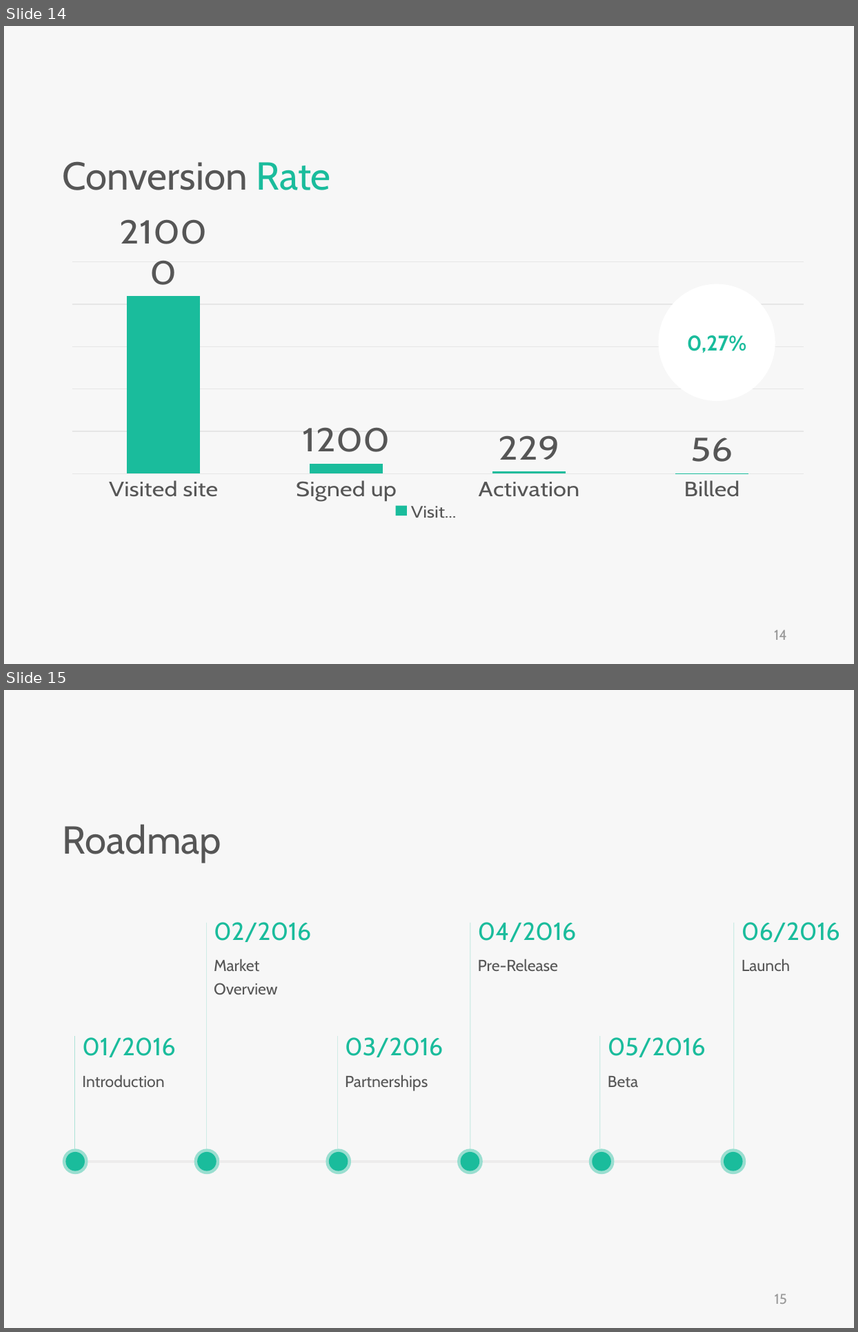
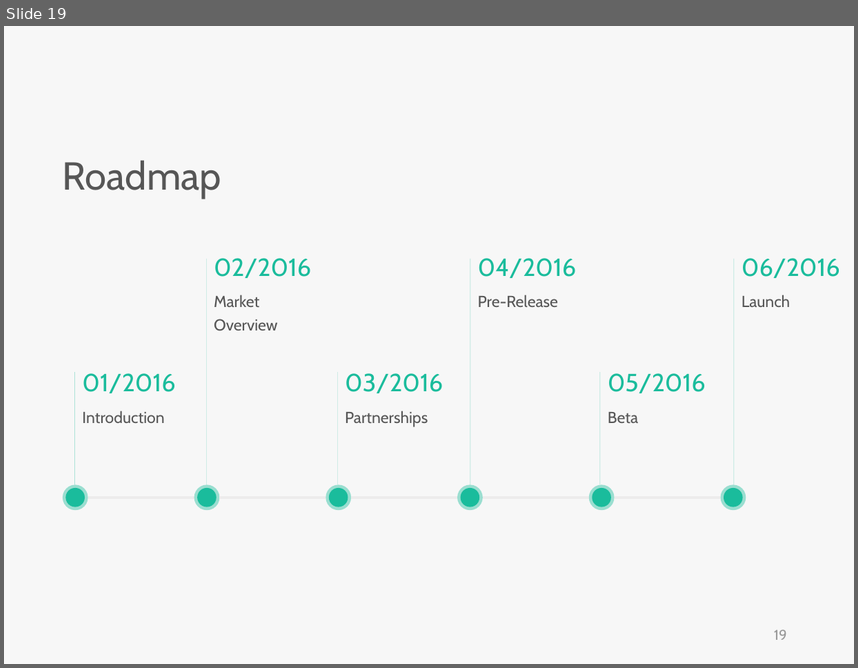
Before and after one commit to skyran1278/VbaProject, a slide deck: 20180126_SmartSplice/20180808_Meeting/SmartSplice.pptx. Shown one above the other, each under a label of ours: slides 14 and 15 before the commit, slide 19 after it. The pictures are 858x1332 and 858x668 pixels, drawn with LibreOffice and Linux fonts; fonts in the diff are those of the drawing. Boxes give left, top, right and bottom in pixels: in the first picture for what was removed or moved away, otherwise in the second. Text is boxed around its words. In the diff, an @@ line names an element or a change of style, - is before the commit and + after.

```diff
--- a/20180126_SmartSplice/20180808_Meeting/SmartSplice.pptx
+++ b/20180126_SmartSplice/20180808_Meeting/SmartSplice.pptx
@@ slide 14 removed at [4,26,854,664], background #F7F7F7 @@
@@ text removed at [63,161,331,190] @@
-Conversion Rate
@@ column chart removed at [63,212,813,548] @@
-categories: Visited site, Signed up, Activation, Billed
-Visitors: 21000, 1200, 229, 56
@@ ellipse removed at [659,283,776,401] @@
-0,27%
@@ page number removed at [774,630,787,639] @@
-14
@@ what was slide 15 is now slide 19 @@
@@ page number at [774,629,787,639]: text changed @@
-15
+19
```
Also in this commit, not shown: 7 slides added, 2 other slides removed, 4 other files.
